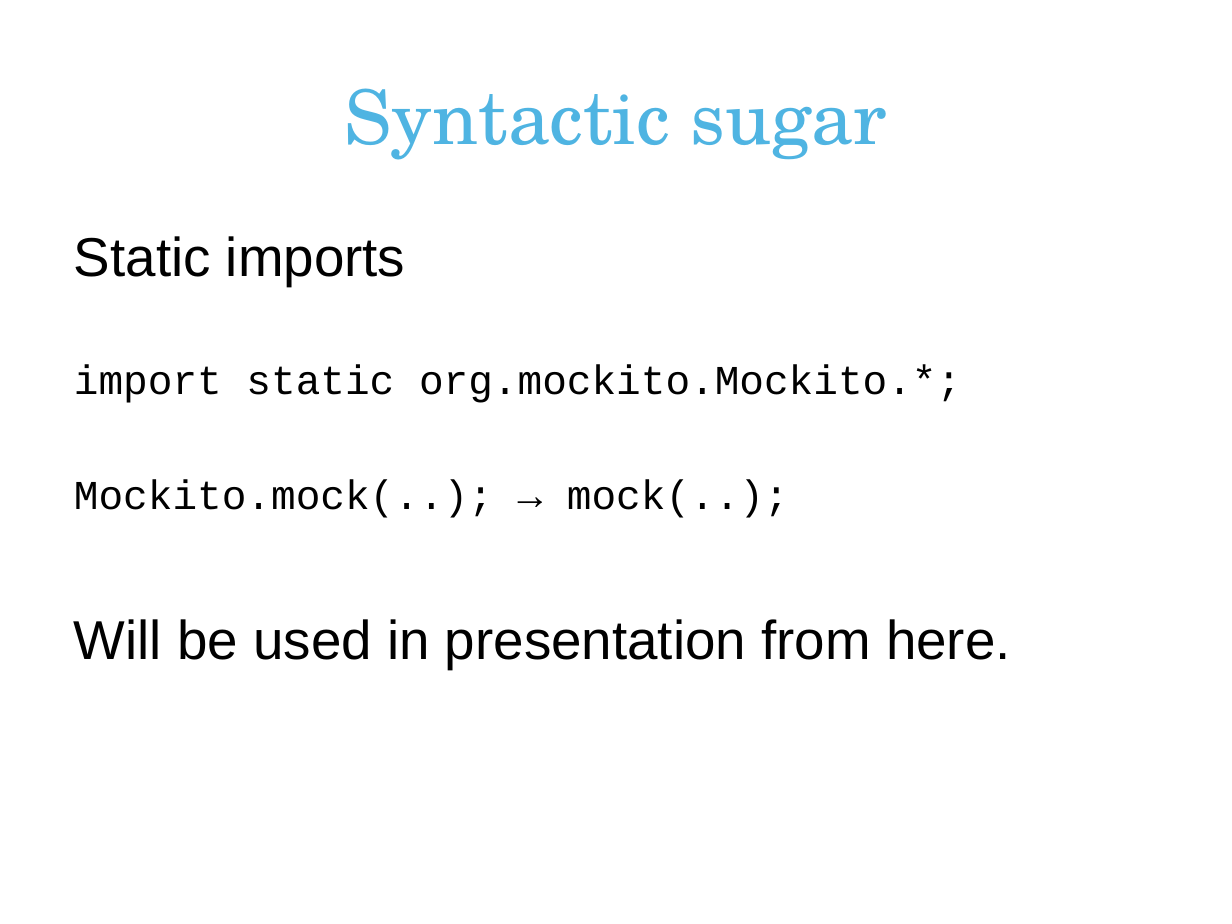
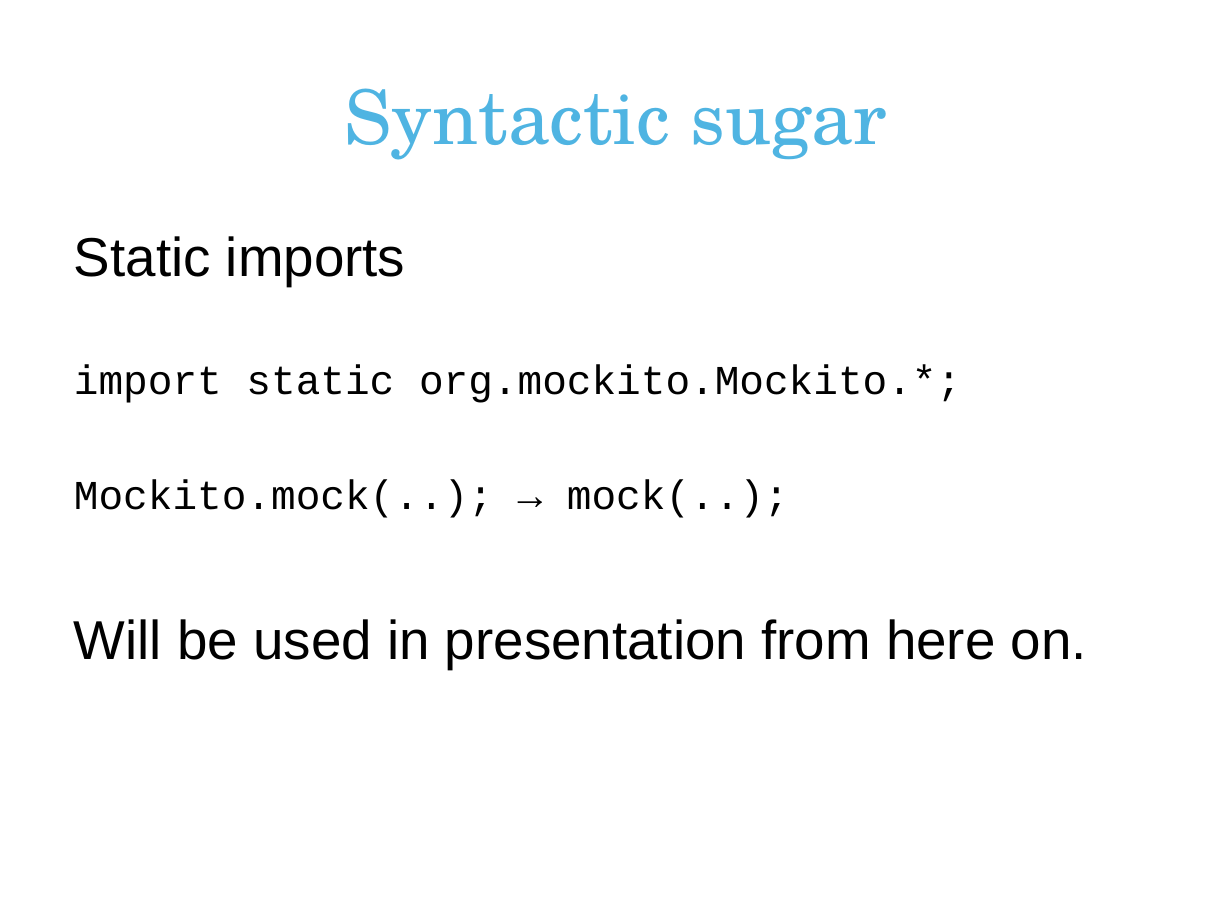
Before and after one commit to erjw/mockito-basic-lab, a slide deck: slide 7 of mockito-presentation.pptx. Drawn at 1232x924 pixels with LibreOffice and Linux fonts; fonts in the diff are those of the drawing; background and template pictures are left out. Boxes give left, top, right and bottom in pixels: in the first picture for what was removed or moved away, otherwise in the second. Text is boxed around its words. In the diff, an @@ line names an element or a change of style, - is before the commit and + after.

```diff
--- a/mockito-presentation.pptx
+++ b/mockito-presentation.pptx
@@ text at (74, 619, 1087, 669): text changed @@
-Will be used in presentation from here.
+Will be used in presentation from here on.
```
Also in this commit, not shown: 8 other slides changed, 2 slides added, 1 slide removed.
